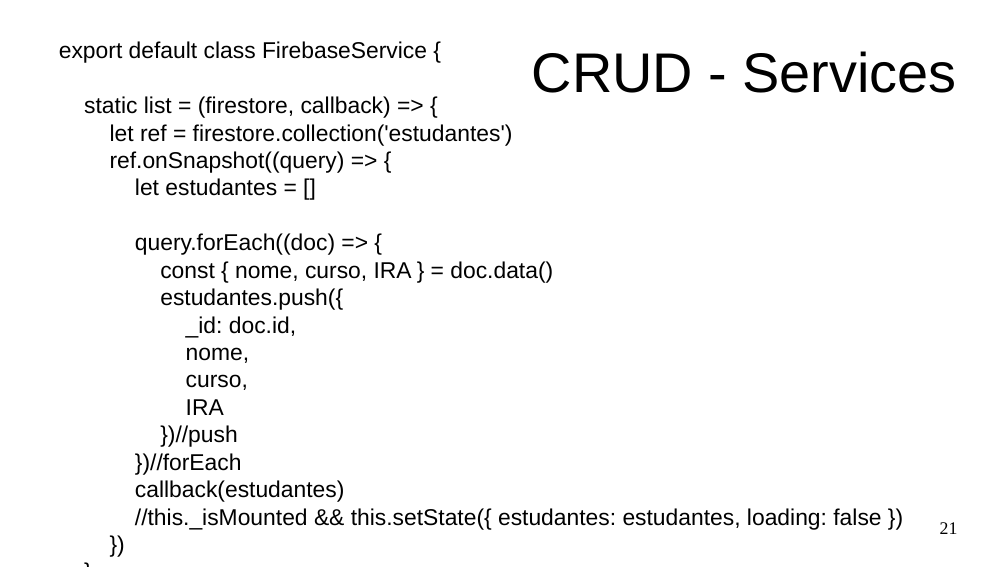
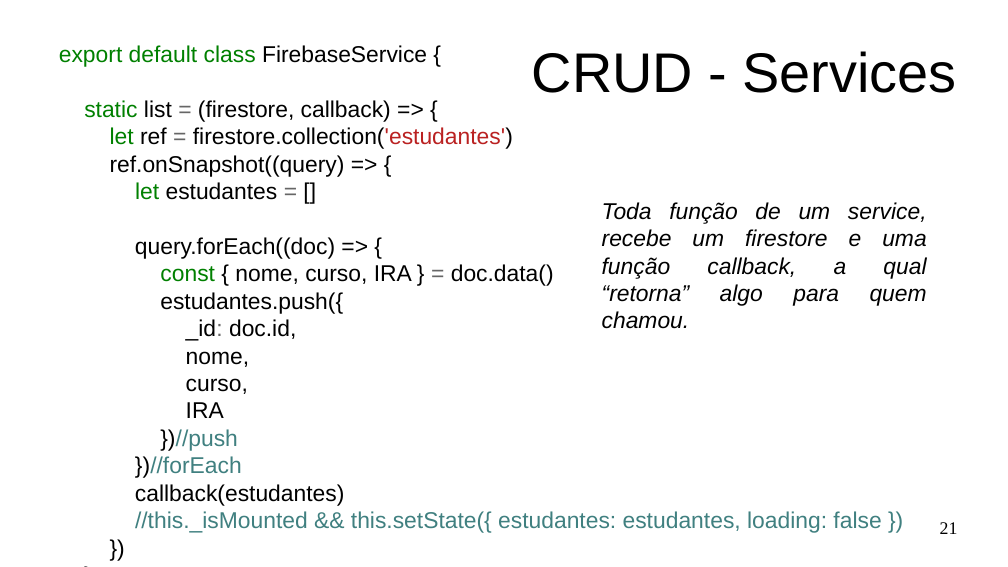
Before and after one commit to Marques-Dev/WEB_2020-1, a slide deck: slide 21 of SLIDES/aula07-crud-firebase.odp. Drawn at 1008x567 pixels with LibreOffice and Linux fonts; fonts in the diff are those of the drawing. Boxes give left, top, right and bottom in pixels: in the first picture for what was removed or moved away, otherwise in the second. Text is boxed around its words. In the diff, an @@ line names an element or a change of style, - is before the commit and + after.

Commit message:
slides crud tudo

```diff
--- a/SLIDES/aula07-crud-firebase.odp
+++ b/SLIDES/aula07-crud-firebase.odp
@@ text at bbox=[59, 45, 881, 533]: text colour #000000 to #008000 in "export default class", "static", "let", "let" and 1 more places; text colour #000000 to #666666 in "=", "=", "=", "=" and 1 more places; text colour #000000 to #BA2121 in "firestore.collection('estudantes')"; text colour #000000 to #408080 in "})//push", "})//forEach", "//this._isMounted && this.setState({ estudantes: estudantes, ..." @@
@@ text added at bbox=[602, 202, 927, 329], 18 pt, text #000000, italic @@
+Toda função de um service, recebe um firestore e uma função callback, a qual “retorna” algo para quem chamou.
```
Also in this commit, not shown: 14 other slides changed, 10 slides added, 4 other files.
